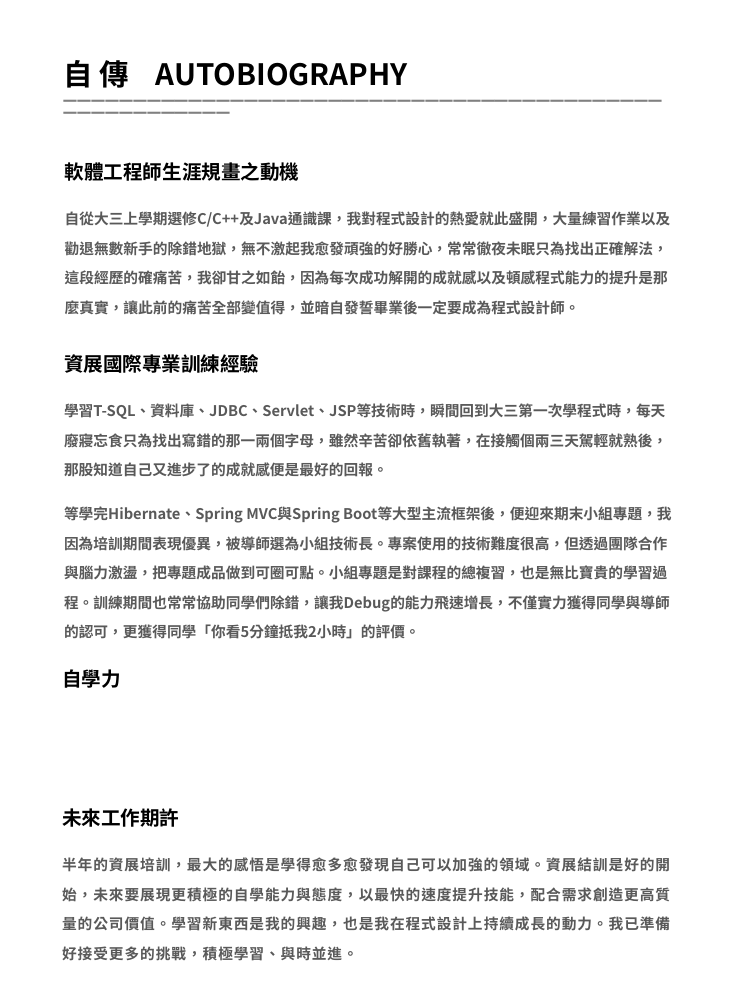
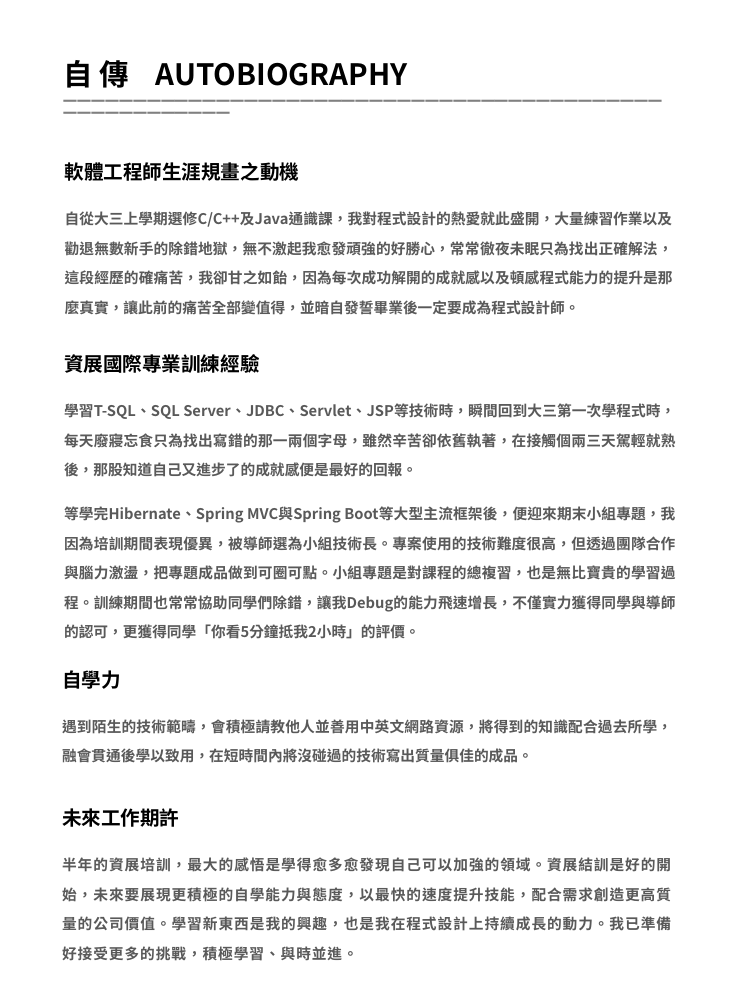
Before and after one commit to weixiang0815/ispanlearningmaterial, a slide deck: slide 2 of 面試資料/履歷自傳.pptx. Drawn at 730x1008 pixels with LibreOffice and Linux fonts; fonts in the diff are those of the drawing. Boxes give left, top, right and bottom in pixels: in the first picture for what was removed or moved away, otherwise in the second. Text is boxed around its words. In the diff, an @@ line names an element or a change of style, - is before the commit and + after.

```diff
--- a/面試資料/履歷自傳.pptx
+++ b/面試資料/履歷自傳.pptx
@@ text "軟體工程師生涯規畫之動機" at (x1=65, y1=162, x2=673, y2=315): alignment left to justified @@
@@ text at (x1=64, y1=351, x2=675, y2=639): alignment left to justified @@
@@ text at (x1=64, y1=403, x2=675, y2=477): text changed @@
-學習T-SQL、資料庫、JDBC、Servlet、JSP等技術時，瞬間回到大三第一次學程式時，每天廢寢忘食只為找出寫錯的那一兩個字母，雖然辛苦卻依舊執著，在接觸個兩三天駕輕就熟後，那股知道自己又進步了的成就感便是最好的回報。
+學習T-SQL、SQL Server、JDBC、Servlet、JSP等技術時，瞬間回到大三第一次學程式時，每天廢寢忘食只為找出寫錯的那一兩個字母，雖然辛苦卻依舊執著，在接觸個兩三天駕輕就熟後，那股知道自己又進步了的成就感便是最好的回報。
@@ text at (x1=62, y1=719, x2=672, y2=762): paragraph added @@
+遇到陌生的技術範疇，會積極請教他人並善用中英文網路資源，將得到的知識配合過去所學，融會貫通後學以致用，在短時間內將沒碰過的技術寫出質量俱佳的成品。
@@ text "未來工作期許" at (x1=62, y1=808, x2=671, y2=961): alignment left to justified @@
```
Also in this commit, not shown: 1 other slide changed, 1 other file.
